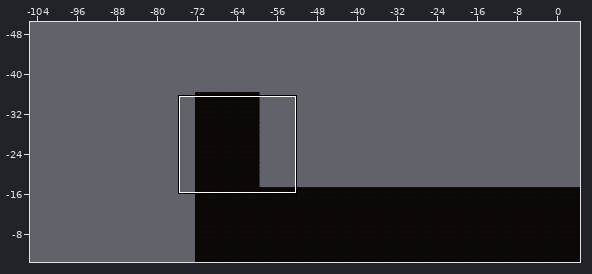
A Tiled map gets an edit: Assets/Tiled/Level1TileMap/map1-0.tmx. The first picture is a wide view before the edit; the outline marks the close-up.
Close-up. First the earlier version:
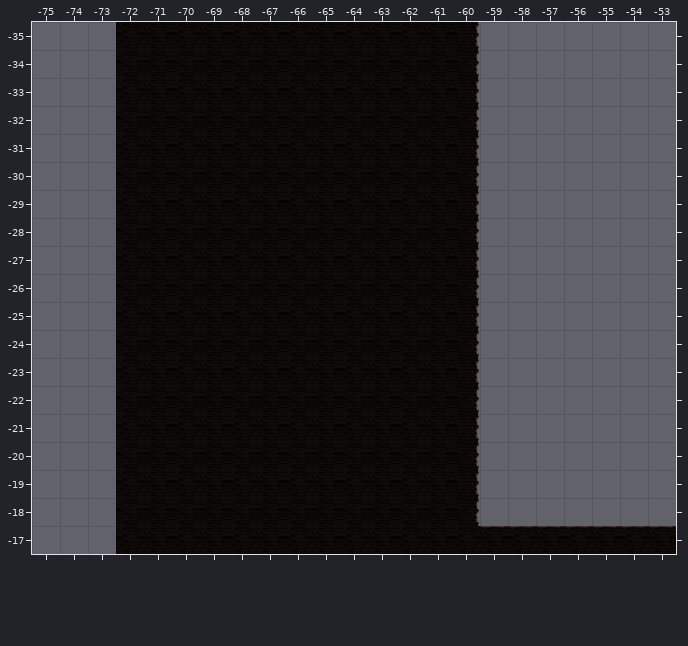
Cells are 256x256 px. Shown: x -75..-53, y -35..-17. The commit also changed other parts of the map, which this record leaves out.
After the commit:
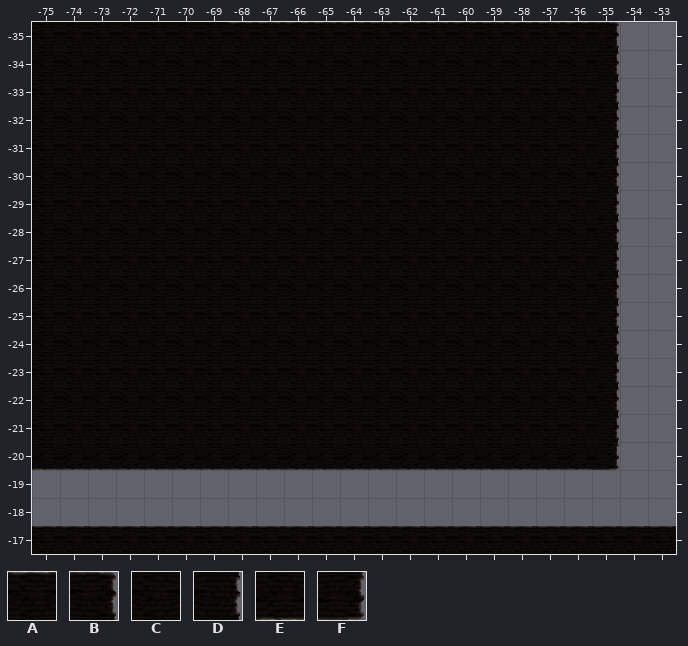
Key: from "Level1 Tileset": A 0, B 2, C 8, D 10, E 16, F 18.
_ is an empty cell, . an unchanged one.
Changes in this commit:
--- layer "ground"
@@ x -75..-55 @@
--35 ___....CCCCCCCCD_____
--34 ___............D_____
--33 ___............D_____
--32 ___............D_____
--31 ___............D_____
--30 ___............D_____
--29 ___............D_____
--28 ___............D_____
--27 ___............D_____
--26 ___............D_____
--25 ___............D_____
--24 ___............D_____
--23 ___............D_____
--22 ___............D_____
--21 ___............D_____
--20 ___CCCCCCCCCCCCD_____
--19 ...CCCCCCCCCCCCD.....
--18 ...CCCCCCCCCCCCD.....
--17 ___CCCCCCCCCCCCC.....
+-35 CCC....AAAAAAAAAAAAAB
+-34 CCC............CCCCCD
+-33 CCC............CCCCCD
+-32 CCC............CCCCCD
+-31 CCC............CCCCCD
+-30 CCC............CCCCCD
+-29 CCC............CCCCCD
+-28 CCC............CCCCCD
+-27 CCC............CCCCCD
+-26 CCC............CCCCCD
+-25 CCC............CCCCCD
+-24 CCC............CCCCCD
+-23 CCC............CCCCCD
+-22 CCC............CCCCCD
+-21 CCC............CCCCCD
+-20 EEEEEEEEEEEEEEEEEEEEF
+-19 ..._____________.....
+-18 ..._____________.....
+-17 AAAAAAAAAAAAAAAA.....
Boxes around the changes in both close-ups, in picture pixels (x1, y1, x2, y2):
changed: (32, 22, 619, 554)
